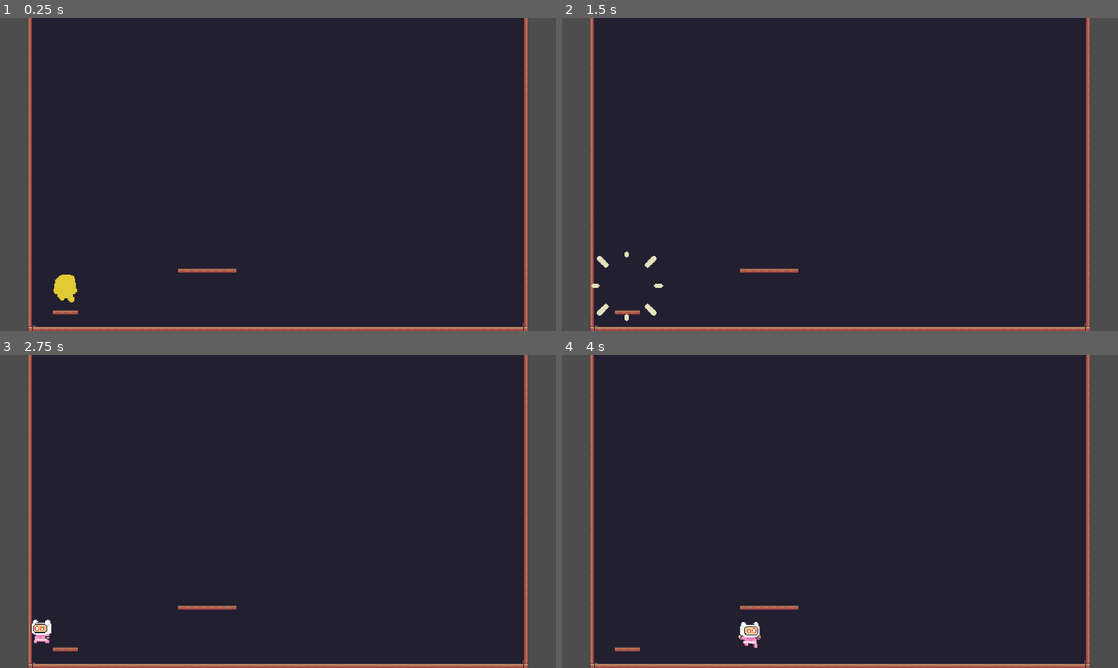
Above: before the commit, frames 1-4 (two rows, left to right).
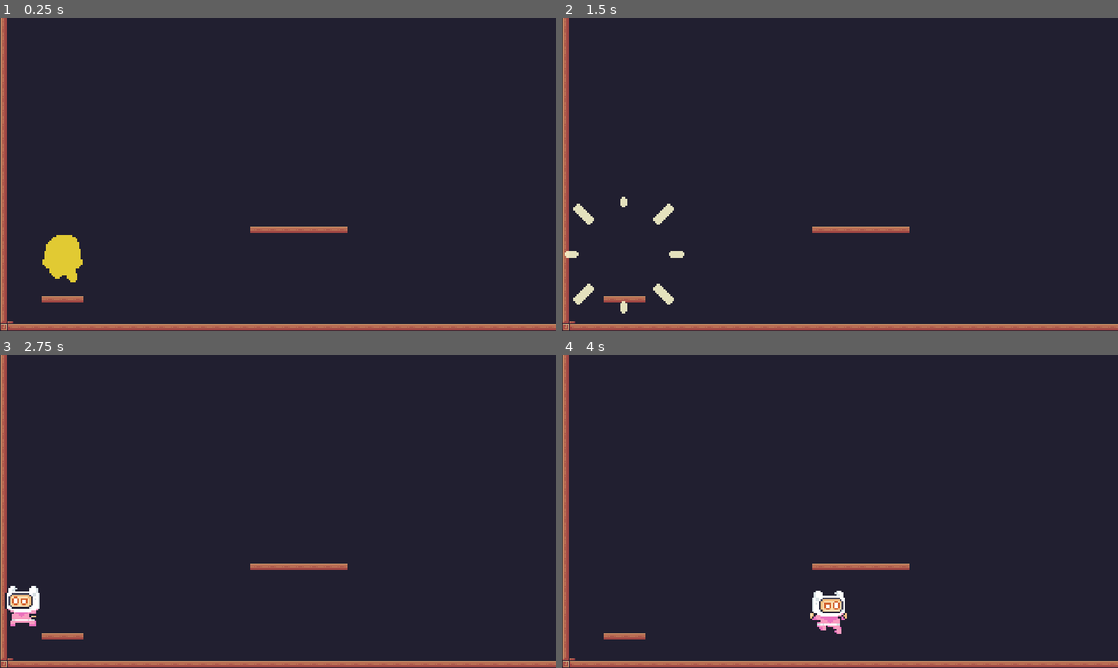
Above: after the commit, the same moments.

Repository: Breno1112/godot_pixel_adventure
Game: Godot game, scene res://scenes/main.tscn
Two runs of this game, one before a commit and one after it. Both use one fixed random seed, a clock stepped at 60 frames per second and the inputs below.
Inputs:
- Up to frame 1 (0.25 s): no input
- Up to frame 2 (1.5 s): hold Ctrl (run) 0.53-1.28 s; hold D (right) from 0.53 s (still down); tap Space (jump) at 0.77 s; tap Ctrl (run) at 1.35 s
- Up to frame 3 (2.75 s): tap Space (jump) at 1.52 s; release D (right) at 2.03 s; hold A (left) from 2.03 s (still down); hold Ctrl (run) from 2.03 s (still down)
- Up to frame 4 (4 s): release A (left) at 2.78 s; release Ctrl (run) at 2.78 s; hold D (right) from 2.78 s (still down); tap Ctrl (run) at 2.85 s; tap Space (jump) at 3.02, 3.77 s; hold Ctrl (run) from 3.53 s (still down)

The runs differ from the first frame. In frame 1, 15% of the frame differs, in the area x 0-100%, y 0-100%; in frame 2, 14%; in frame 3, 14%; in frame 4, 15%.

Commit message:
fixing pixel distortion

Diff:
--- a/project.godot
+++ b/project.godot
@@ -12,16 +12,21 @@
 
 config/name="Pixel Adventure"
 run/main_scene="uid://du1hef7df7qmq"
-config/features=PackedStringArray("4.6", "Mobile")
+config/features=PackedStringArray("4.7", "Mobile")
 run/max_fps=60
 config/icon="res://icon.svg"
 
 [display]
 
-window/size/viewport_width=320
-window/size/viewport_height=180
+window/size/viewport_width=640
+window/size/viewport_height=360
+window/size/mode=3
 window/size/borderless=true
-window/stretch/mode="canvas_items"
+window/size/window_width_override=1280
+window/size/window_height_override=720
+window/stretch/mode="viewport"
+window/stretch/aspect="expand"
+window/stretch/scale_mode="integer"
 
 [input]
 
@@ -55,6 +60,7 @@
 
 [rendering]
 
+textures/canvas_textures/default_texture_filter=0
 rendering_device/driver.windows="d3d12"
 renderer/rendering_method="mobile"
 2d/snap/snap_2d_transforms_to_pixel=true
--- a/scenes/levels/level1.tscn
+++ b/scenes/levels/level1.tscn
@@ -177,9 +177,7 @@
 
 [node name="Player" parent="." unique_id=1616248420 instance=ExtResource("2_4tcl0")]
 position = Vector2(74, 553)
-RUN_DEACCELERATION = 150.0
 
 [node name="Camera2D" type="Camera2D" parent="Player" unique_id=1566833874 node_paths=PackedStringArray("tilemap")]
-zoom = Vector2(0.3, 0.3)
 script = ExtResource("3_dd0lh")
 tilemap = NodePath("../../TileMapLayer")
